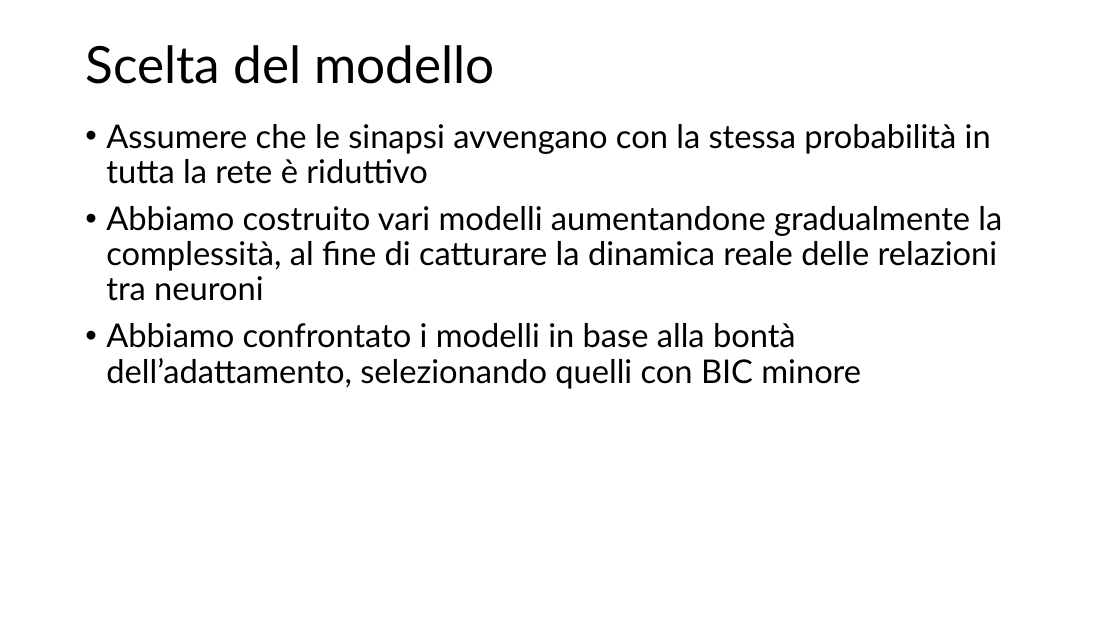
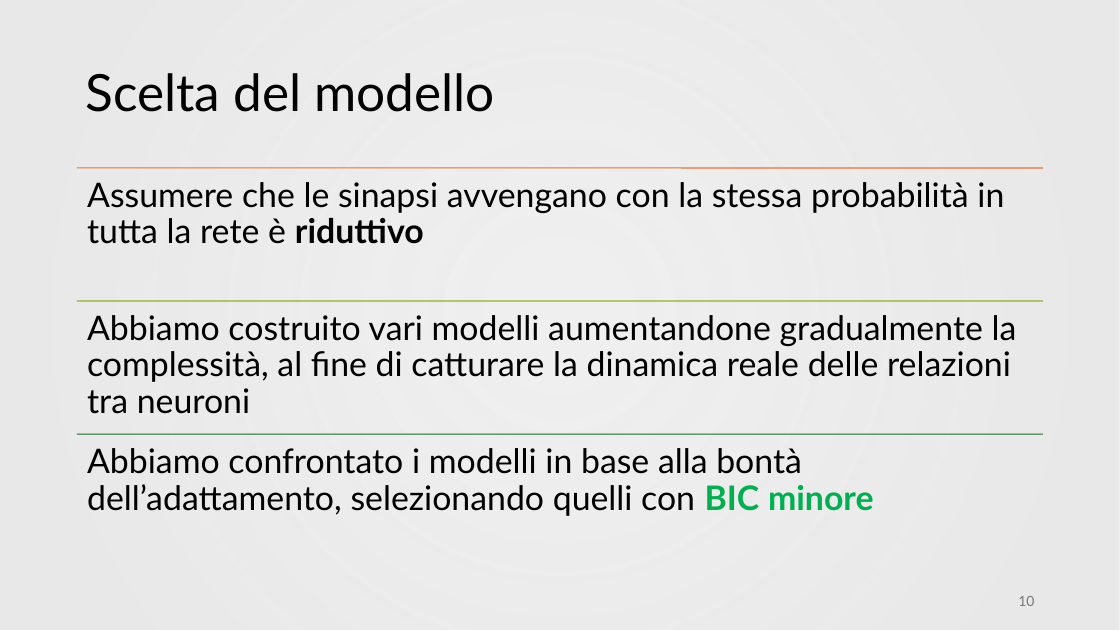
Before and after one commit to cMancio00/sand-2024, a slide deck: slide 10 of Analysis of visual cortical neurons of mice.pptx. Drawn at 1120x630 pixels with LibreOffice and Linux fonts; fonts in the diff are those of the drawing; background and template pictures are left out. Boxes give left, top, right and bottom in pixels: in the first picture for what was removed or moved away, otherwise in the second. Text is boxed around its words. In the diff, an @@ line names an element or a change of style, - is before the commit and + after.

```diff
--- a/Analysis of visual cortical neurons of mice.pptx
+++ b/Analysis of visual cortical neurons of mice.pptx
@@ rectangle added at (0, 0, 1120, 630), fill gradient #E8E8E8 @@
@@ title "Scelta del modello": place and size @@
-title "Scelta del modello" at (85, 45, 495, 84)
+title "Scelta del modello" at (85, 73, 495, 112)
@@ text removed at (106, 124, 1002, 389) @@
-• Assumere che le sinapsi avvengano con la stessa probabilità in tutta la rete è riduttivo
-• Abbiamo costruito vari modelli aumentandone gradualmente la complessità, al fine di catturare la dinamica reale delle relazioni tra neuroni
-• Abbiamo confrontato i modelli in base alla bontà dell’adattamento, selezionando quelli con BIC minore
@@ group added at (77, 168, 1044, 516): 3 lines, 3 texts @@
+Assumere che le sinapsi avvengano con la stessa probabilità in tutta la rete è riduttivo
+Abbiamo costruito vari modelli aumentandone gradualmente la complessità, al fine di catturare la dinamica reale delle relazioni tra neuroni
+Abbiamo confrontato i modelli in base alla bontà dell’adattamento, selezionando quelli con BIC minore
@@ page number added at (1018, 596, 1034, 606), 12 pt, text #797979 @@
+10
```
Also in this commit, not shown: 13 other slides changed, 4 slides added, 1 slide removed.
